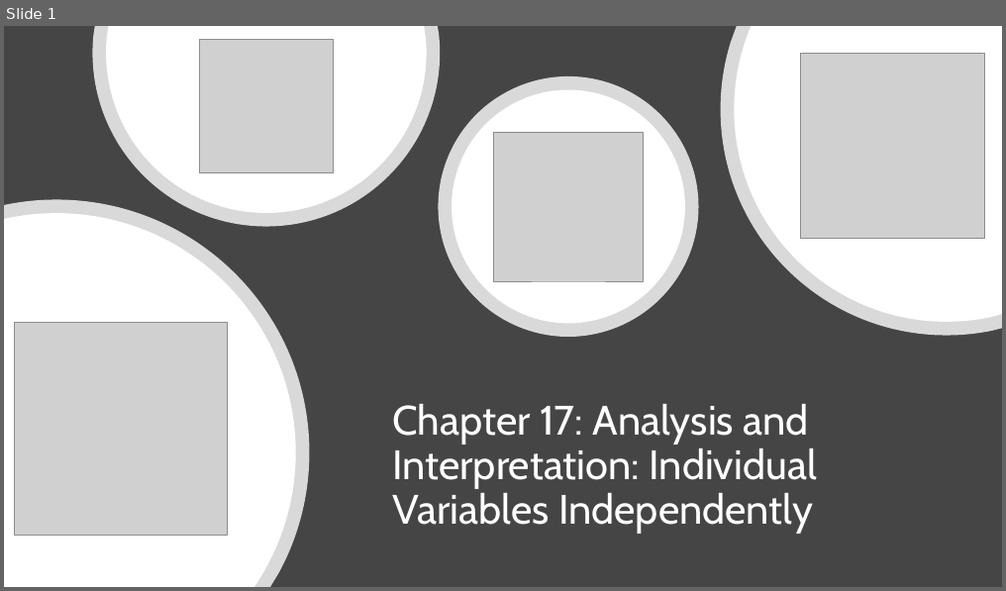
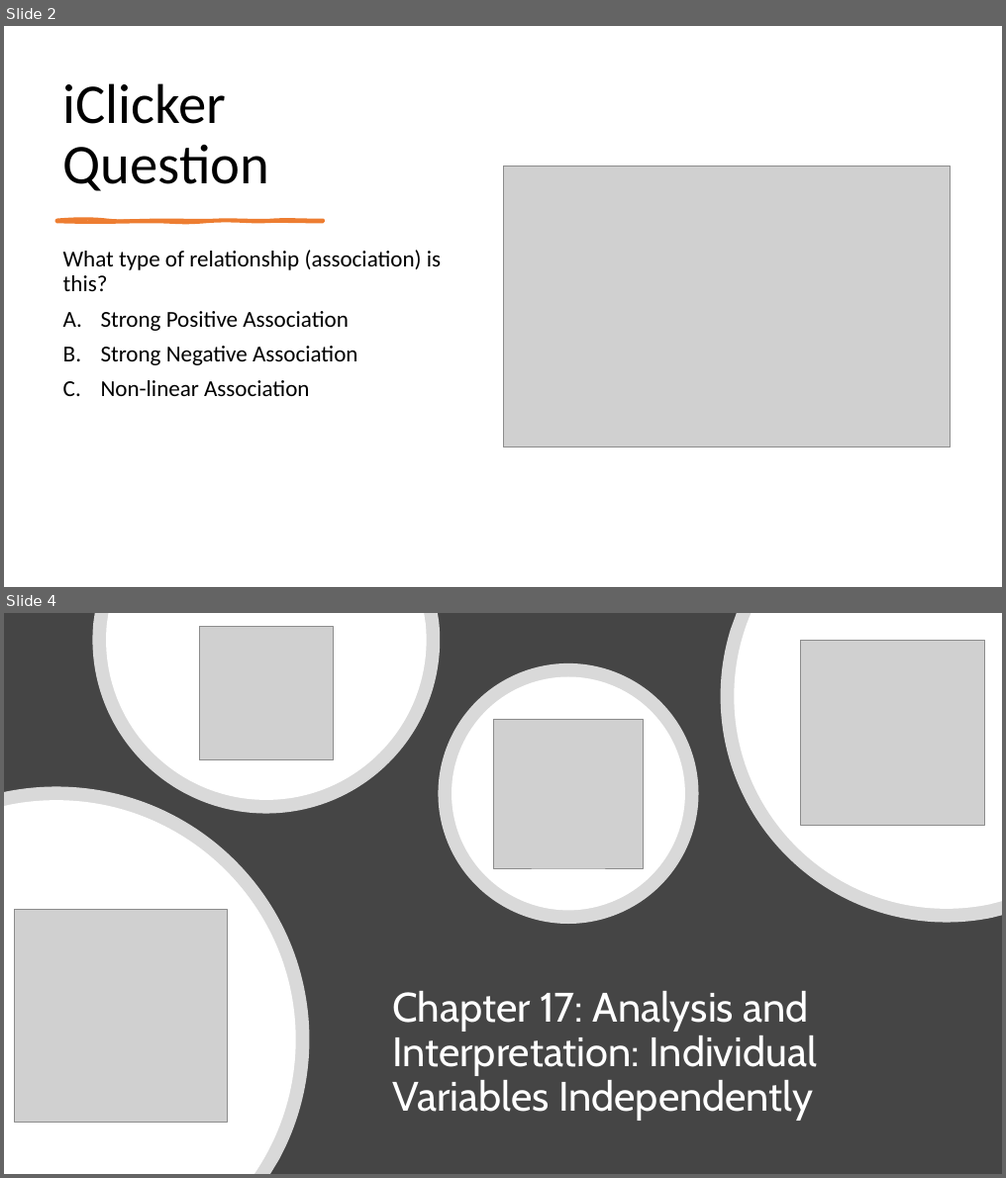
Before and after one commit to mikenguyen13/mar4050, a slide deck: lectures/11/2_Analysis and Interpretation Individual Variables Independently.pptx. Shown one above the other, each under a label of ours: slide 1 before the commit, slides 2 and 4 after it; the slides between them are not shown. The pictures are 1006x591 and 1006x1178 pixels, drawn with LibreOffice and Linux fonts; fonts in the diff are those of the drawing; grey boxes stand for pictures. Boxes give left, top, right and bottom in pixels: in the first picture for what was removed or moved away, otherwise in the second. Text is boxed around its words. In the diff, an @@ line names an element or a change of style, - is before the commit and + after.

```diff
--- a/lectures/11/2_Analysis and Interpretation Individual Variables Independently.pptx
+++ b/lectures/11/2_Analysis and Interpretation Individual Variables Independently.pptx
@@ slide 2 added at (4,26,1002,587), background #FFFFFF @@
@@ title added at (63,83,270,191), 54 pt, text #000000 @@
+iClicker Question
@@ picture added at (503,166,950,448) @@
@@ freeform shape added at (56,221,323,222), fill #ED7D31, outline #ED7D31 3 pt @@
@@ text added at (63,250,441,396), 22 pt, text #000000 @@
+What type of relationship (association) is this?
+A. Strong Positive Association
+B. Strong Negative Association
+C. Non-linear Association
@@ what was slide 1 is now slide 4 @@
```
Also in this commit, not shown: 6 slides changed, 3 other slides added, 2 slides removed, 15 other files.
